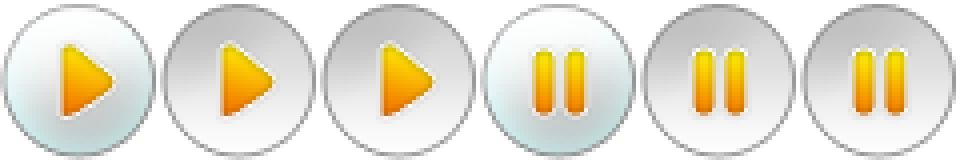
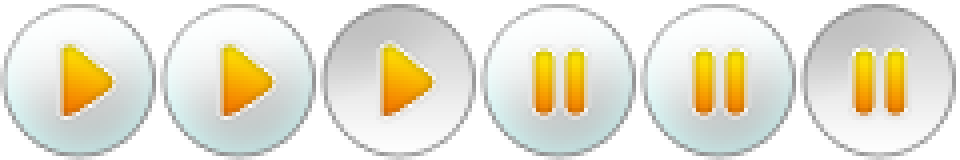
Layered file, before and after one edit (960 x 160). Changes by layer:
added layer "play1.png-Kopie" above "play1.png" over (164, 4, 316, 156)
painted on "play2.png" over (164, 4, 316, 156)
added layer "pause1.png-Kopie" above "pause1.png" over (644, 4, 796, 156)
painted on "pause2.png" over (644, 4, 796, 156)
